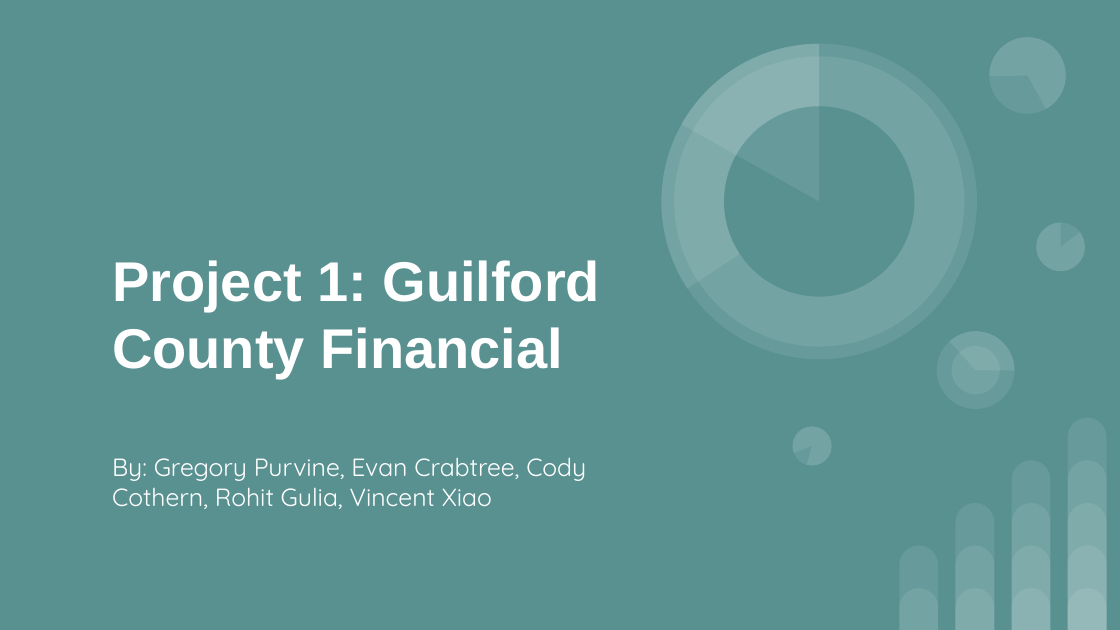
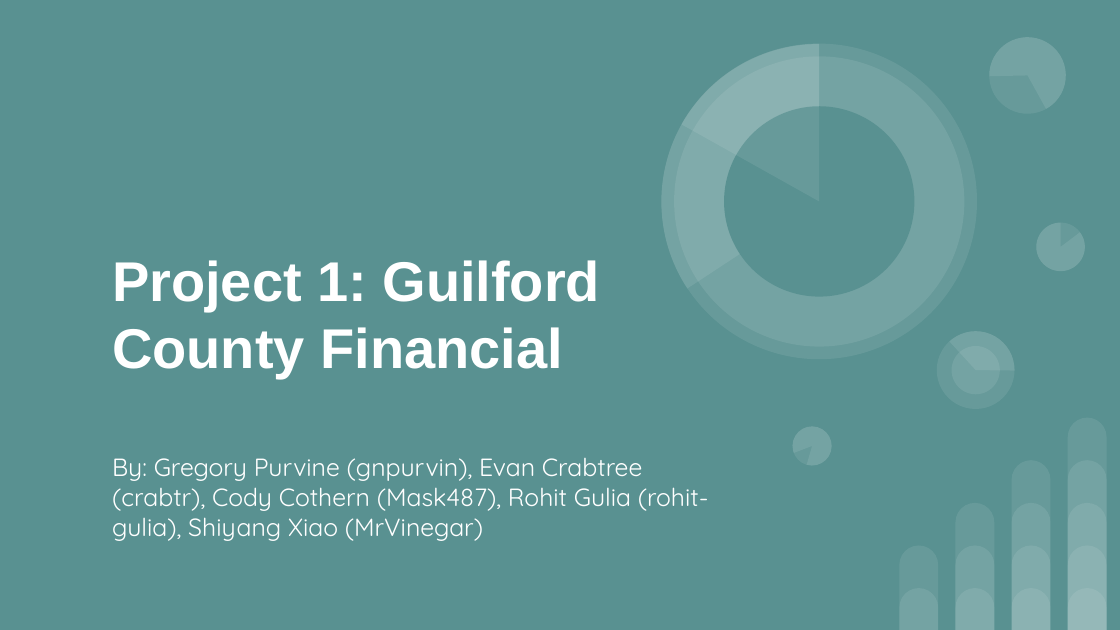
Before and after one commit to UNCG-CSE/Guilford_Financial, a slide deck: slide 1 of Presentation/CSC505Presentation2.pptx. Drawn at 1120x630 pixels with LibreOffice and Linux fonts; fonts in the diff are those of the drawing. Boxes give left, top, right and bottom in pixels: in the first picture for what was removed or moved away, otherwise in the second. Text is boxed around its words. In the diff, an @@ line names an element or a change of style, - is before the commit and + after.

```diff
--- a/Presentation/CSC505Presentation2.pptx
+++ b/Presentation/CSC505Presentation2.pptx
@@ subtitle at (x1=112, y1=458, x2=709, y2=541): text changed @@
-By: Gregory Purvine, Evan Crabtree, Cody Cothern, Rohit Gulia, Vincent Xiao
+By: Gregory Purvine (gnpurvin), Evan Crabtree (crabtr), Cody Cothern (Mask487), Rohit Gulia (rohit-gulia), Shiyang Xiao (MrVinegar)
```
Also in this commit, not shown: 1 other file.
